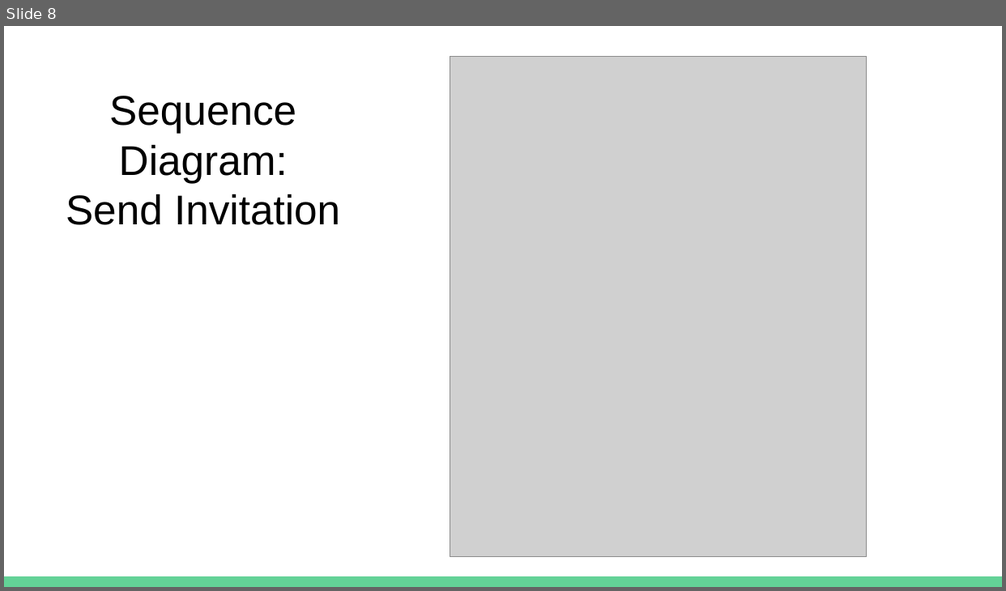
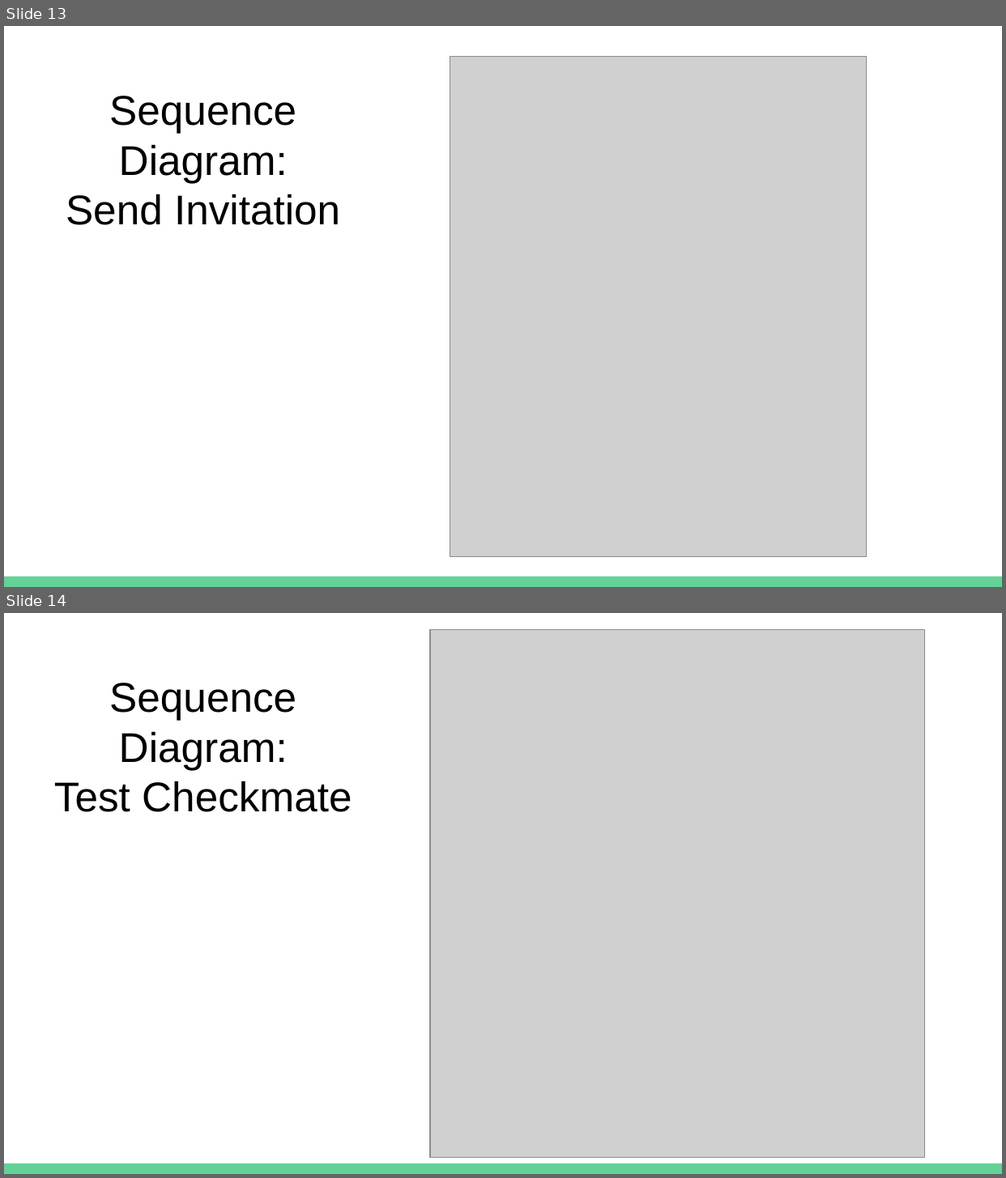
Before and after one commit to sswensen/Chad-An-Online-Chess-Variation, a slide deck: P3/IntelliJ4Life _P3.pptx. Shown one above the other, each under a label of ours: slide 8 before the commit, slides 13 and 14 after it. The pictures are 1006x591 and 1006x1178 pixels, drawn with LibreOffice and Linux fonts; fonts in the diff are those of the drawing; grey boxes stand for pictures. Boxes give left, top, right and bottom in pixels: in the first picture for what was removed or moved away, otherwise in the second. Text is boxed around its words. In the diff, an @@ line names an element or a change of style, - is before the commit and + after.

```diff
--- a/P3/IntelliJ4Life _P3.pptx
+++ b/P3/IntelliJ4Life _P3.pptx
@@ slide 14 added at box(4, 613, 1002, 1174), background #FFFFFF; not listed: 1 template element that a slide beside it also shows @@
@@ picture added at box(430, 630, 925, 1158) @@
@@ text added at box(54, 683, 351, 812), 30 pt, text #000000 @@
+Sequence
+Diagram:
+Test Checkmate
@@ what was slide 8 is now slide 13 @@
```
Also in this commit, not shown: 3 slides changed, 6 other slides added.
